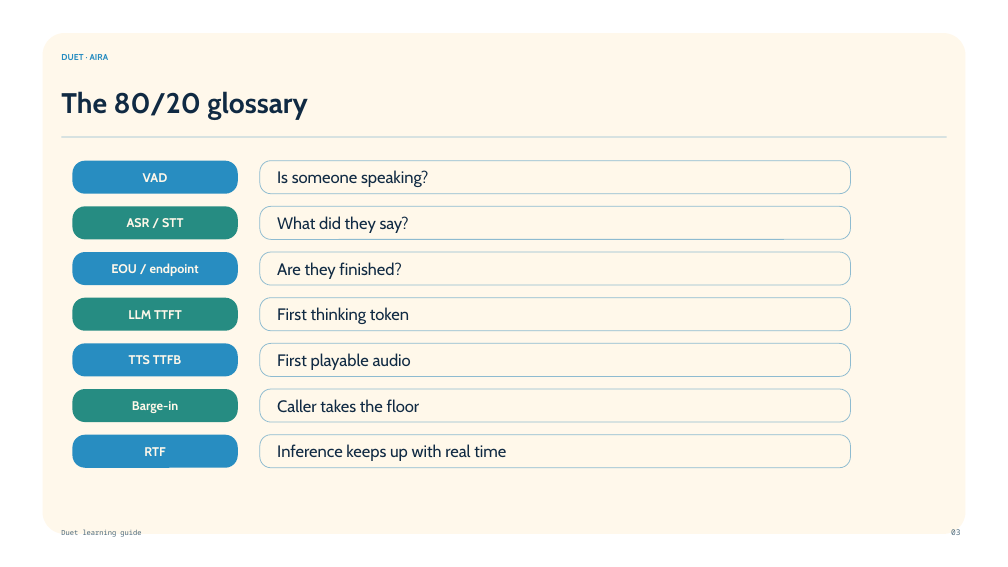
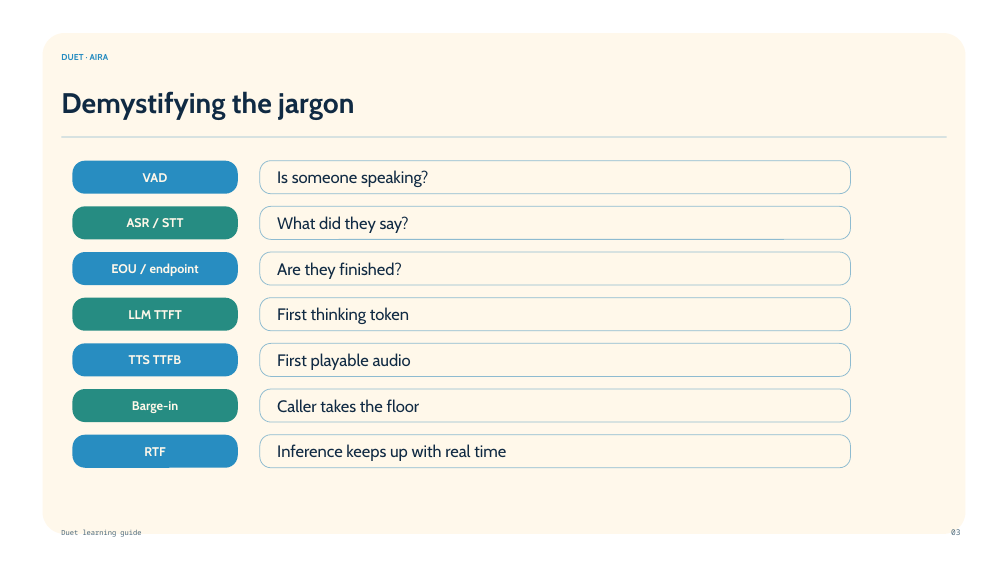
Before and after one commit to mssharatchandra/duet, a slide deck: slide 3 of docs/talk/Duet_Aira_Voice_AI_Tech_Talk_2026-08-25.pptx. Drawn at 1008x567 pixels with LibreOffice and Linux fonts; fonts in the diff are those of the drawing; background and template pictures are left out. Boxes give left, top, right and bottom in pixels: in the first picture for what was removed or moved away, otherwise in the second. Text is boxed around its words. In the diff, an @@ line names an element or a change of style, - is before the commit and + after.

Commit message:
docs: demystify voice AI jargon

```diff
--- a/docs/talk/Duet_Aira_Voice_AI_Tech_Talk_2026-08-25.pptx
+++ b/docs/talk/Duet_Aira_Voice_AI_Tech_Talk_2026-08-25.pptx
@@ text at <box>61,91,354,119</box>: text changed @@
-The 80/20 glossary
+Demystifying the jargon
```
Also in this commit, not shown: 2 other files.
